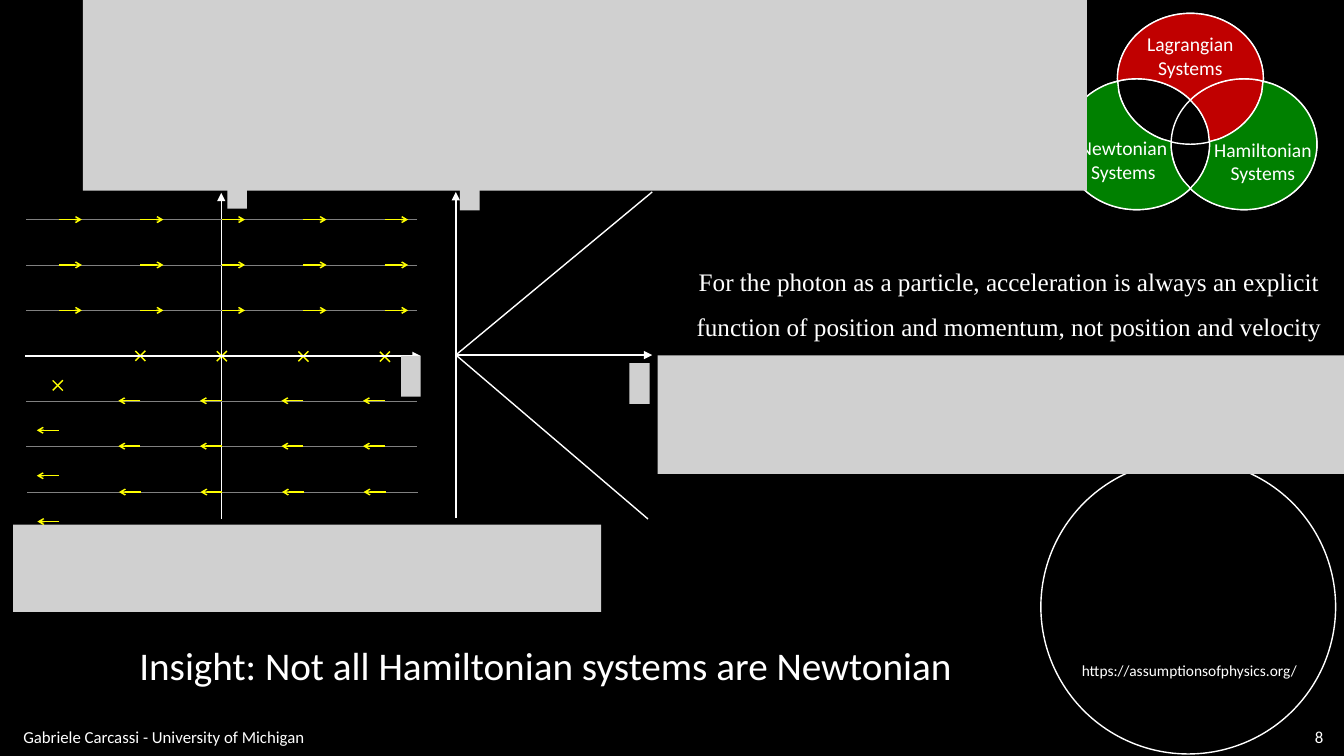
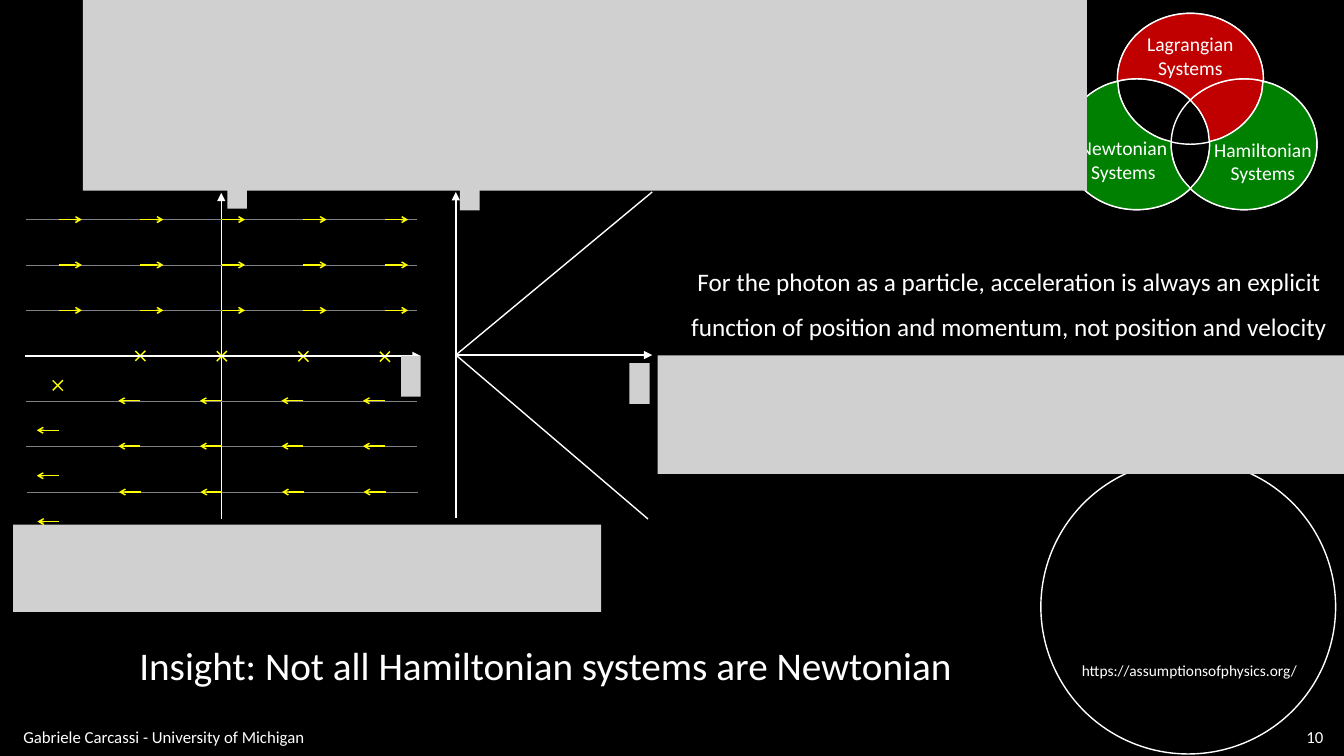
Before and after one commit to assumptionsofphysics/slides, a slide deck: slide 10 of BookCompanions-v2/RP-Class-1.pptx (slide 8 before the commit). Drawn at 1344x756 pixels with LibreOffice and Linux fonts; fonts in the diff are those of the drawing; grey boxes stand for pictures; background and template pictures are left out. Boxes give left, top, right and bottom in pixels: in the first picture for what was removed or moved away, otherwise in the second. Text is boxed around its words. In the diff, an @@ line names an element or a change of style, - is before the commit and + after.

```diff
--- a/BookCompanions-v2/RP-Class-1.pptx
+++ b/BookCompanions-v2/RP-Class-1.pptx
@@ text "For the photon as a ..." at (691, 273, 1326, 340): font Times New Roman to Calibri @@
@@ page number at (1306, 732, 1323, 743): text changed @@
-8
+10
```
Also in this commit, not shown: 2 other slides changed, 2 slides added, 1 other file.
